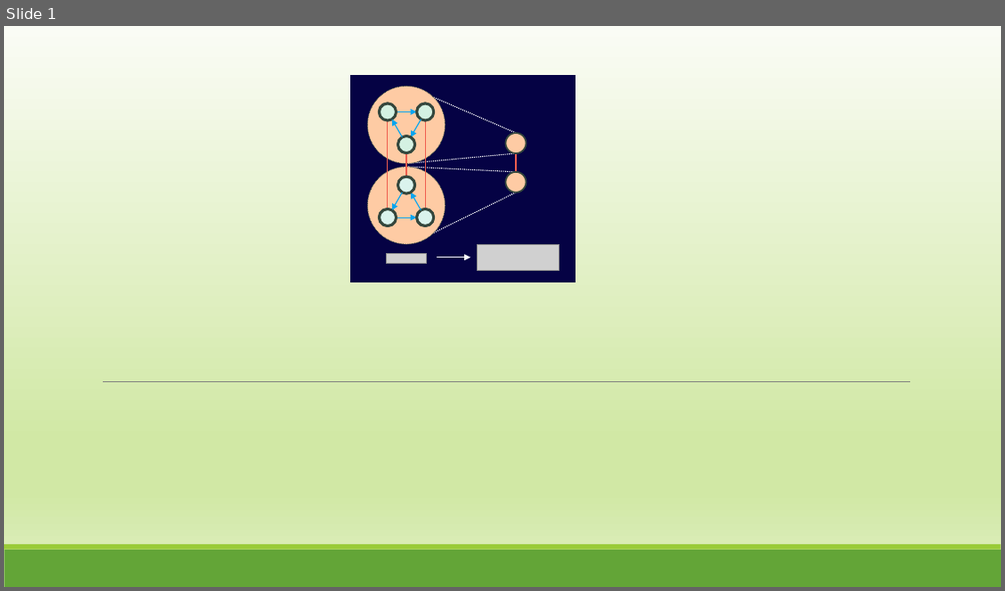
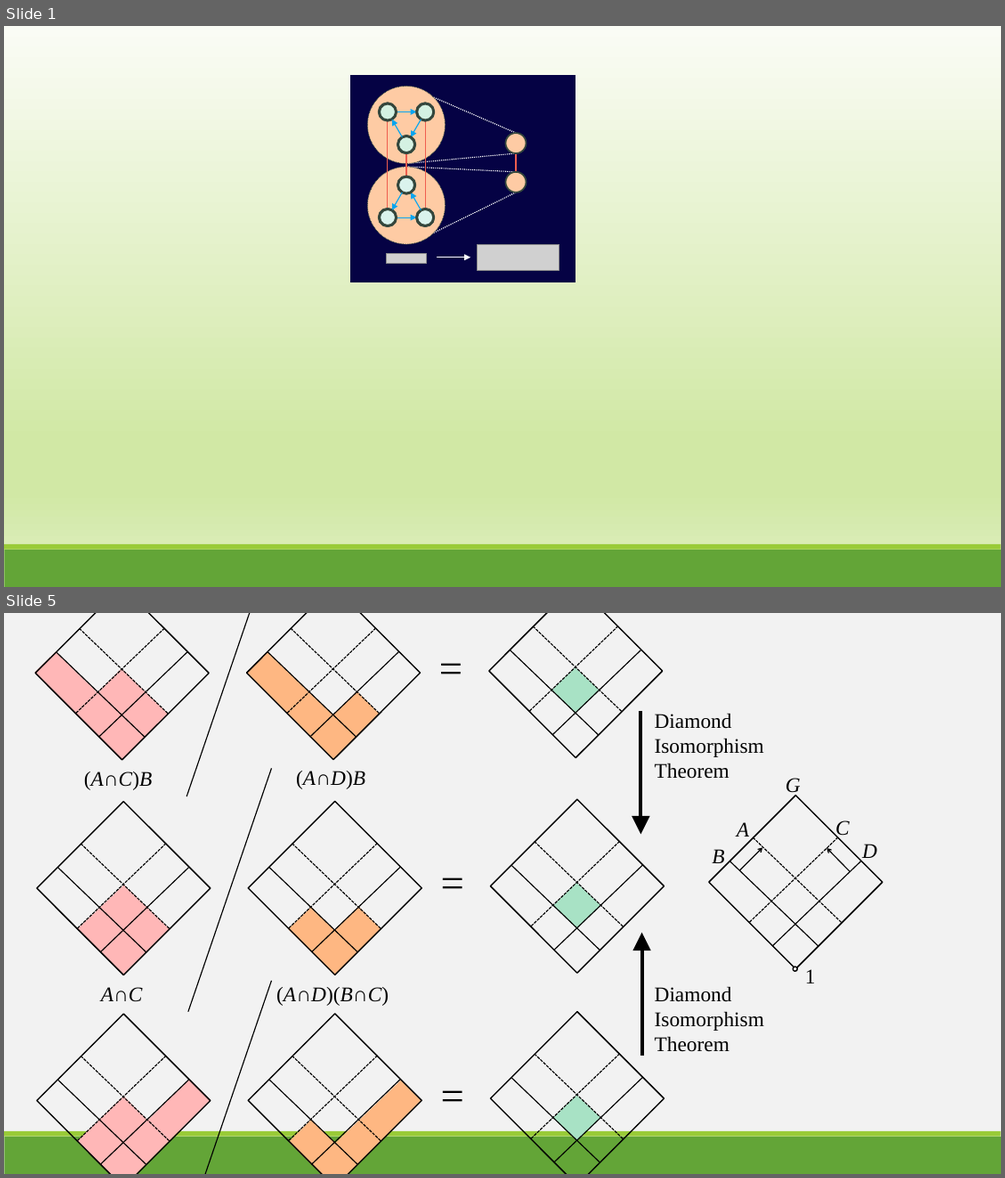
Before and after one commit to JuliaPoo/juliapoo.github.io, a slide deck: assets/posts/2022-12-15-homomorphism-illustrated/canvas.pptx. Shown one above the other, each under a label of ours: slide 1 before the commit, slides 1 and 5 after it; the slides between them are not shown. The pictures are 1005x591 and 1005x1178 pixels, drawn with LibreOffice and Linux fonts; fonts in the diff are those of the drawing; grey boxes stand for pictures. Boxes give left, top, right and bottom in pixels: in the first picture for what was removed or moved away, otherwise in the second. Text is boxed around its words. In the diff, an @@ line names an element or a change of style, - is before the commit and + after.

```diff
--- a/assets/posts/2022-12-15-homomorphism-illustrated/canvas.pptx
+++ b/assets/posts/2022-12-15-homomorphism-illustrated/canvas.pptx
@@ slide 5 added at <box>4,613,1001,1174</box>, background #F2F2F2; not listed: 2 template elements that a slide beside it also shows @@
@@ group added at <box>17,613,226,770</box>: 4 lines, 2 freeform shapes @@
@@ line added from (270, 613) to (186, 796), #000000 1 pt @@
@@ group added at <box>229,613,437,770</box>: 4 lines, 2 freeform shapes @@
@@ text added at <box>432,638,479,695</box>, 40 pt, text #000000 @@
+=
@@ group added at <box>471,613,680,768</box>: 4 lines, 2 freeform shapes @@
@@ freeform shape added at <box>34,652,168,760</box>, fill #FFB7B7 @@
@@ freeform shape added at <box>246,652,380,760</box>, fill #FEB782 @@
@@ freeform shape added at <box>551,667,599,714</box>, fill #A8E2C5 @@
@@ arrow added from (641, 711) to (641, 835), #000000 3.5 pt @@
@@ text added at <box>655,713,764,779</box>, 20 pt, text #000000 @@
+Diamond Isomorphism Theorem
@@ text added at <box>84,771,153,790</box>, 20 pt, text #000000 @@
+(A∩C)B
@@ line added from (272, 769) to (188, 1012), #000000 1 pt @@
@@ text added at <box>296,771,365,789</box>, 20 pt, text #000000 @@
+(A∩D)B
@@ group added at <box>691,778,900,983</box>: 6 texts, 4 lines, 2 freeform shapes, 2 arrows, 1 ellipse @@
+1
+G
+B
+A
+D
+C
@@ group added at <box>18,787,228,985</box>: 4 lines, 2 freeform shapes @@
@@ group added at <box>230,787,439,985</box>: 4 lines, 2 freeform shapes @@
@@ text added at <box>433,852,481,910</box>, 40 pt, text #000000 @@
+=
@@ group added at <box>472,785,681,982</box>: 4 lines, 2 freeform shapes @@
@@ freeform shape added at <box>77,885,170,975</box>, fill #FFB7B7 @@
@@ freeform shape added at <box>288,906,380,974</box>, fill #FEB782 @@
@@ freeform shape added at <box>553,883,600,929</box>, fill #A8E2C5 @@
@@ arrow added from (642, 1055) to (642, 933), #000000 3.5 pt @@
@@ line added from (272, 981) to (188, 1174), #000000 1 pt @@
@@ text added at <box>655,986,764,1052</box>, 20 pt, text #000000 @@
+Diamond Isomorphism Theorem
@@ text added at <box>101,987,143,1002</box>, 20 pt, text #000000, italic @@
+A∩C
@@ text added at <box>276,987,388,1005</box>, 20 pt, text #000000 @@
+(A∩D)(B∩C)
@@ group added at <box>18,999,228,1174</box>: 4 lines, 2 freeform shapes @@
@@ group added at <box>230,999,439,1174</box>: 4 lines, 2 freeform shapes @@
@@ text added at <box>433,1064,481,1122</box>, 40 pt, text #000000 @@
+=
@@ group added at <box>472,997,681,1174</box>: 4 lines, 2 freeform shapes @@
@@ freeform shape added at <box>77,1078,210,1174</box>, fill #FFB7B7 @@
@@ freeform shape added at <box>289,1079,422,1174</box>, fill #FEB782 @@
@@ freeform shape added at <box>553,1095,600,1141</box>, fill #A8E2C5 @@
@@ slide 1 changed as well @@
@@ line removed from (103, 381) to (910, 381) @@
```
Also in this commit, not shown: 3 other slides added, 12 other files.
